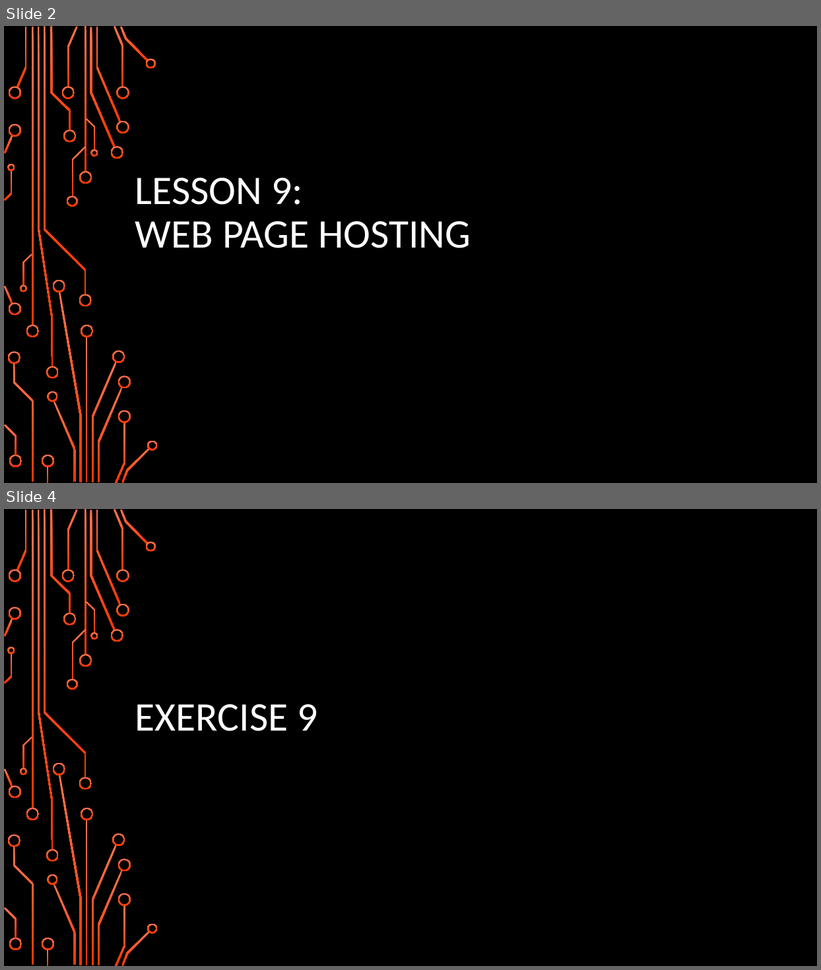
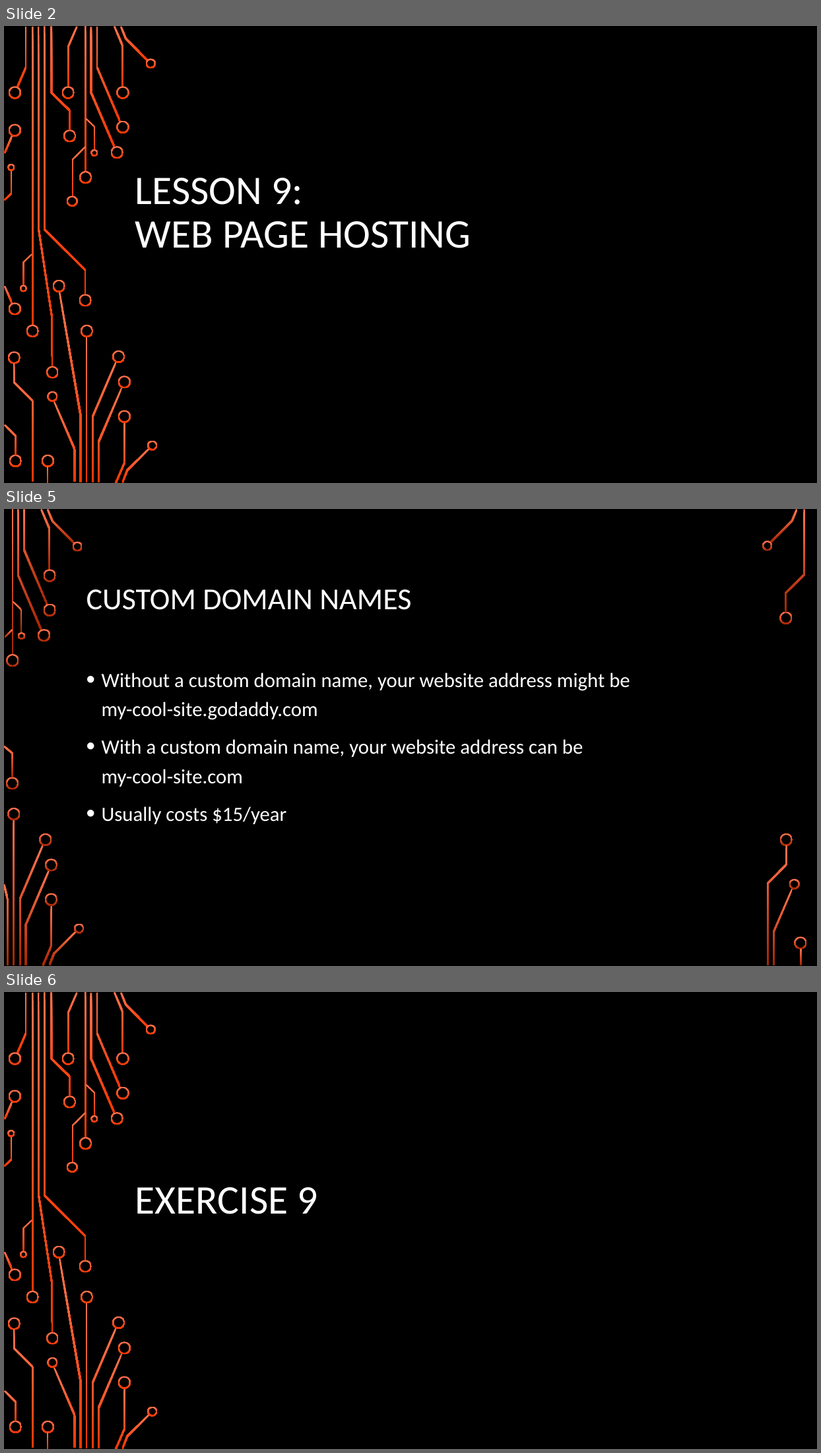
Before and after one commit to wags1999/Web-Design-Using-Bootstrap, a slide deck: Slides/Lesson 9.pptx. Shown one above the other, each under a label of ours: slides 2 and 4 before the commit, slides 2, 5 and 6 after it; the slides between them are not shown. The pictures are 821x970 and 821x1453 pixels, drawn with LibreOffice and Linux fonts; fonts in the diff are those of the drawing; background and template pictures are left out. Boxes give left, top, right and bottom in pixels: in the first picture for what was removed or moved away, otherwise in the second. Text is boxed around its words. In the diff, an @@ line names an element or a change of style, - is before the commit and + after.

```diff
--- a/Slides/Lesson 9.pptx
+++ b/Slides/Lesson 9.pptx
@@ slide 5 added at box(4, 509, 817, 966), background picture (left out) @@
@@ title added at box(86, 590, 411, 610), 36 pt, text #FFFFFF @@
+CUSTOM DOMAIN NAMES
@@ text added at box(102, 673, 630, 824), 24 pt, text #FFFFFF @@
+• Without a custom domain name, your website address might be
+  my-cool-site.godaddy.com
+• With a custom domain name, your website address can be
+  my-cool-site.com
+• Usually costs $15/year
@@ group added at box(4, 509, 807, 966): 33 freeform shapes, 3 rectangles @@
@@ what was slide 4 is now slide 6 @@
```
Also in this commit, not shown: 1 slide changed, 1 other slide added.
